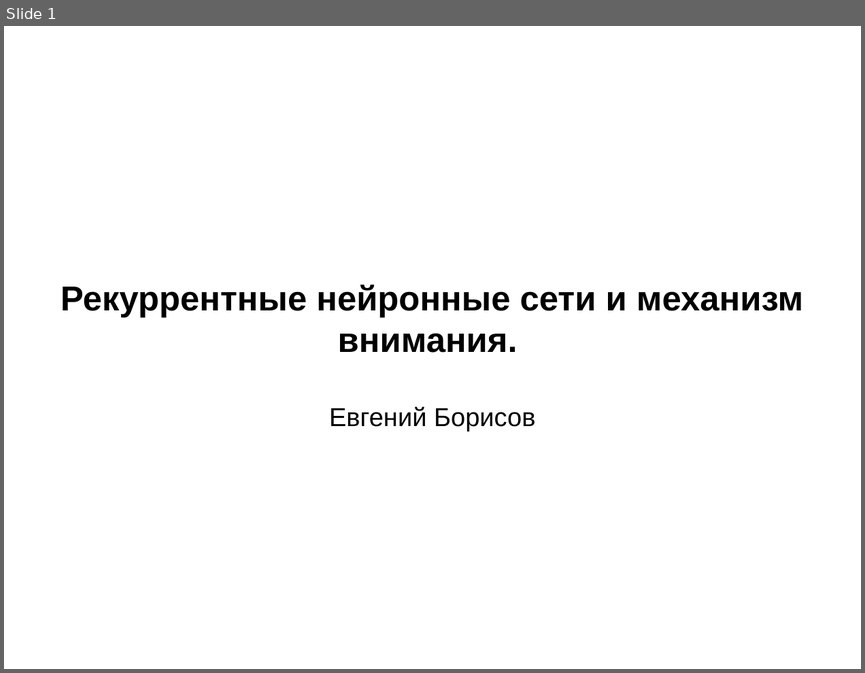
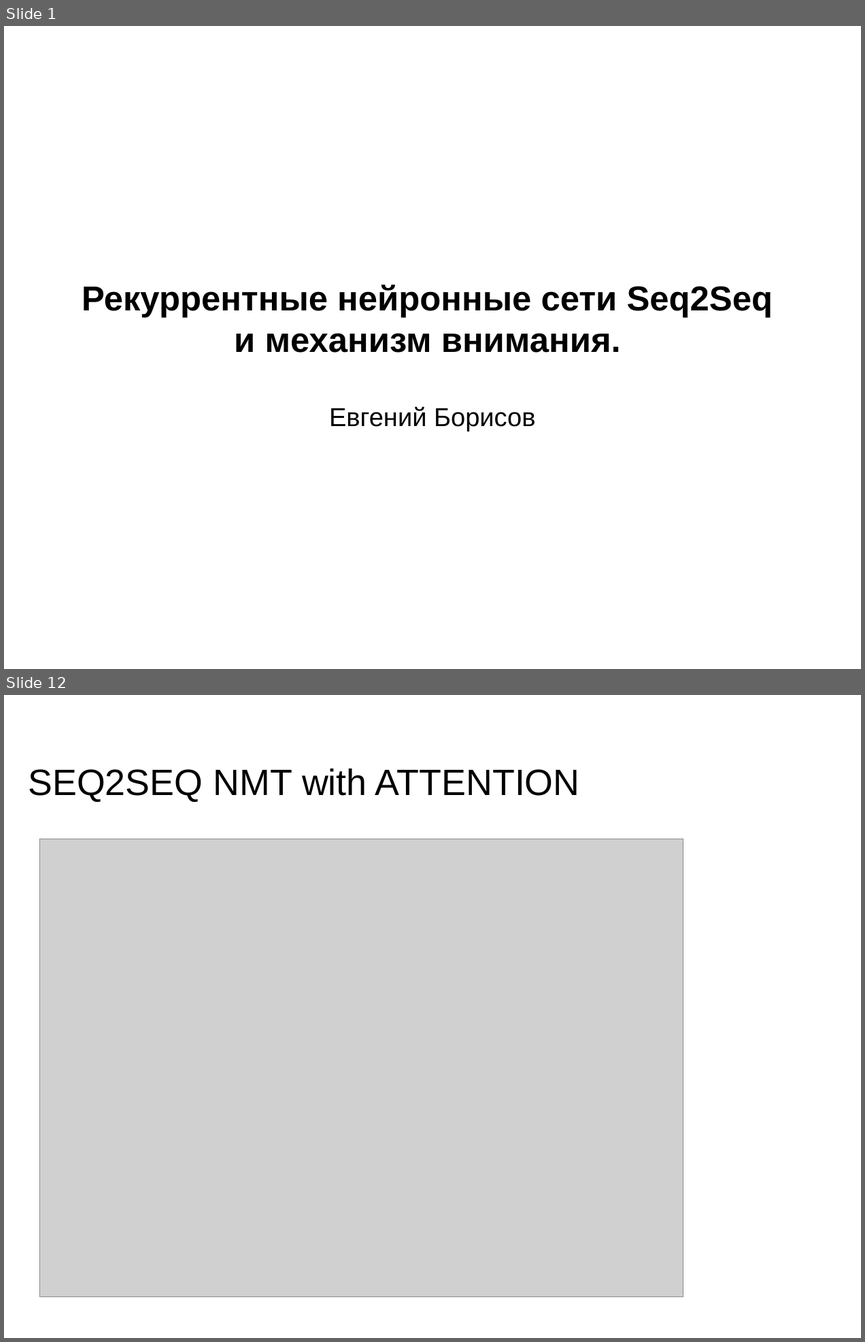
Before and after one commit to mechanoid5/ml_nlp_2022, a slide deck: 07-seq2seq-attention.odp. Shown one above the other, each under a label of ours: slide 1 before the commit, slides 1 and 12 after it; the slides between them are not shown. The pictures are 865x673 and 865x1342 pixels, drawn with LibreOffice and Linux fonts; fonts in the diff are those of the drawing; grey boxes stand for pictures; background and template pictures are left out. Boxes give left, top, right and bottom in pixels: in the first picture for what was removed or moved away, otherwise in the second. Text is boxed around its words. In the diff, an @@ line names an element or a change of style, - is before the commit and + after.

```diff
--- a/07-seq2seq-attention.odp
+++ b/07-seq2seq-attention.odp
@@ slide 12 added at (4,695,861,1338), background picture (left out) @@
@@ title added at (28,768,580,802), 33.9 pt, text #000000 @@
+SEQ2SEQ NMT with ATTENTION
@@ picture added at (40,839,683,1297) @@
@@ slide 1 changed as well @@
@@ subtitle at (82,284,773,352): text changed @@
-Рекуррентные нейронные сети и механизм внимания.
+Рекуррентные нейронные сети Seq2Seq
+и механизм внимания.
```
Also in this commit, not shown: 1 other slide changed, 12 other slides added, 3 other files.
